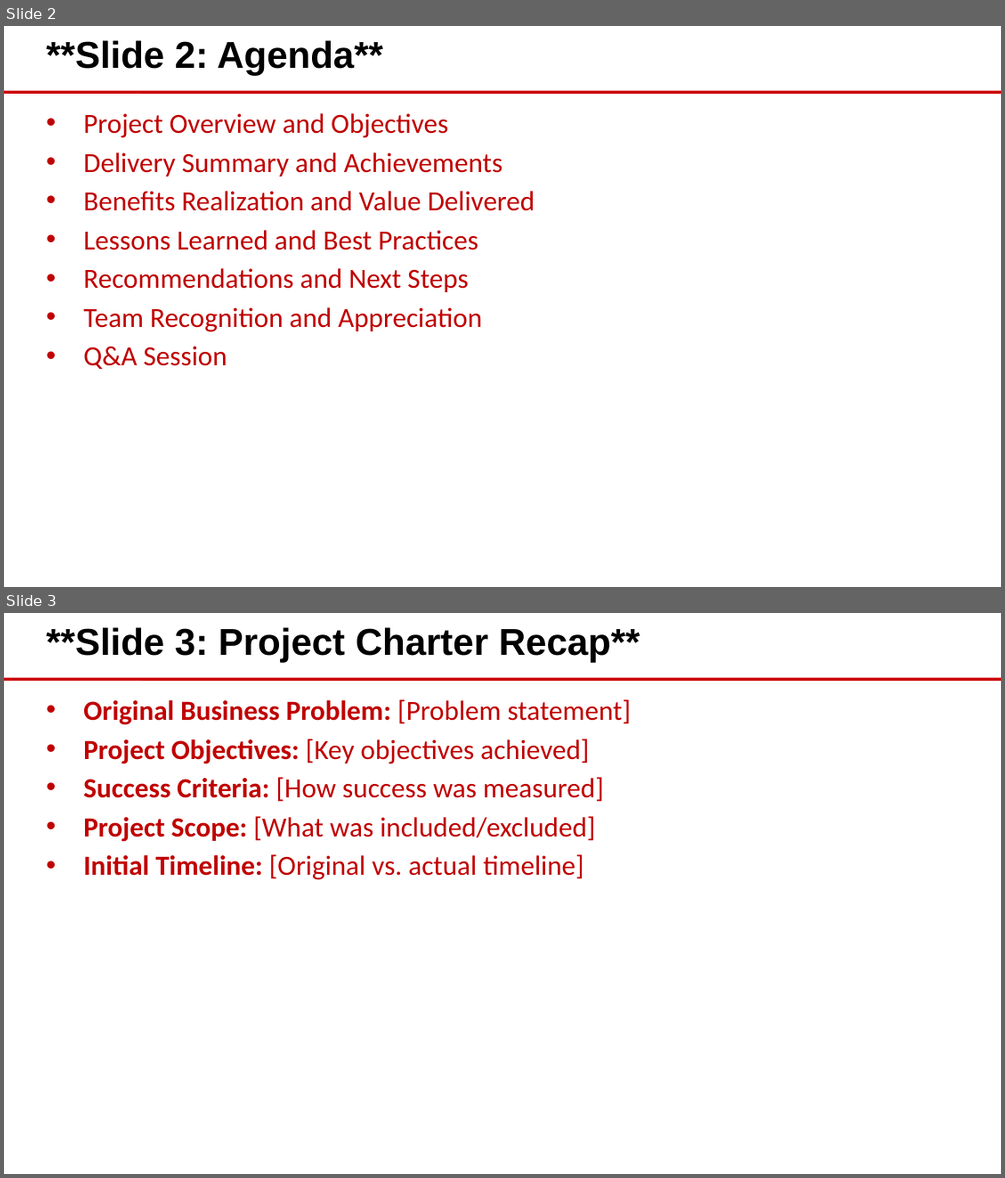
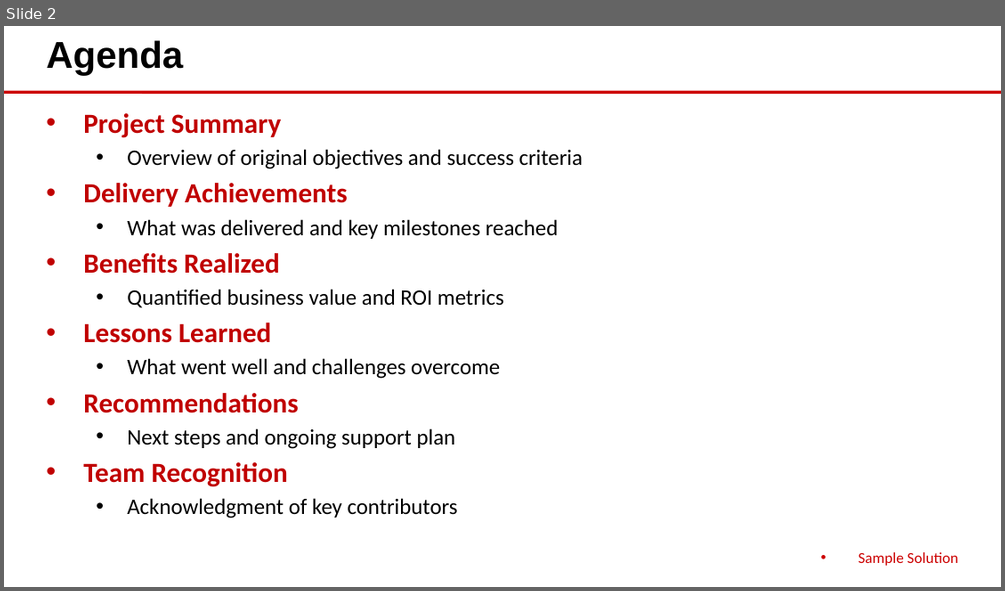
Before and after one commit to eoframework/solutions, a slide deck: solution-template/sample-provider/sample-category/sample-solution/delivery/closeout-presentation.pptx. Shown one above the other, each under a label of ours: slides 2 and 3 before the commit, slide 2 after it. The pictures are 1005x1178 and 1005x591 pixels, drawn with LibreOffice and Linux fonts; fonts in the diff are those of the drawing; background and template pictures are left out. Boxes give left, top, right and bottom in pixels: in the first picture for what was removed or moved away, otherwise in the second. Text is boxed around its words. In the diff, an @@ line names an element or a change of style, - is before the commit and + after.

Commit message:
Update solution-template with consolidated delivery structure
- Update detailed-design.md with universal 10-section structure
- Add contextual intro text to all sections before tables/bullets/diagrams
- Consolidate legacy files into project-plan.csv and implementation-guide.md:
  - roles.csv → RACI Matrix section in project-plan.csv
  - communication-plan.csv → Communications Plan section in project-plan.csv
  - training-plan.csv → Training Program section in implementation-guide.md
- Remove requirements.csv (belongs in presales SOW)
- Regenerate all Office files with updated converters
- Update delivery README with new structure reference

```diff
--- a/solution-template/sample-provider/sample-category/sample-solution/delivery/closeout-presentation.pptx
+++ b/solution-template/sample-provider/sample-category/sample-solution/delivery/closeout-presentation.pptx
@@ slide 3 removed at (x1=4, y1=613, x2=1001, y2=1174), background #FFFFFF; not listed: 1 template element that a slide beside it also shows @@
@@ text removed at (x1=46, y1=627, x2=640, y2=663) @@
-**Slide 3: Project Charter Recap**
@@ text removed at (x1=83, y1=699, x2=631, y2=880) @@
-• Original Business Problem: [Problem statement]
-• Project Objectives: [Key objectives achieved]
-• Success Criteria: [How success was measured]
-• Project Scope: [What was included/excluded]
-• Initial Timeline: [Original vs. actual timeline]
@@ slide 2 changed as well @@
@@ text at (x1=46, y1=40, x2=183, y2=76): text changed @@
-**Slide 2: Agenda**
+Agenda
@@ text at (x1=83, y1=113, x2=582, y2=518): text changed; size 20 to 16 pt; text colour #C00000 to #000000 @@
-• Project Overview and Objectives
-• Delivery Summary and Achievements
-• Benefits Realization and Value Delivered
-• Lessons Learned and Best Practices
-• Recommendations and Next Steps
-• Team Recognition and Appreciation
-• Q&A Session
+• Project Summary
+  • Overview of original objectives and success criteria
+• Delivery Achievements
+  • What was delivered and key milestones reached
+• Benefits Realized
+  • Quantified business value and ROI metrics
+• Lessons Learned
+  • What went well and challenges overcome
+• Recommendations
+  • Next steps and ongoing support plan
+• Team Recognition
+  • Acknowledgment of key contributors
@@ text added at (x1=858, y1=552, x2=958, y2=565), 11 pt, text #CC0000 @@
+• Sample Solution
```
Also in this commit, not shown: 1 other slide changed, 9 slides added, 33 other slides removed, 20 other files.
